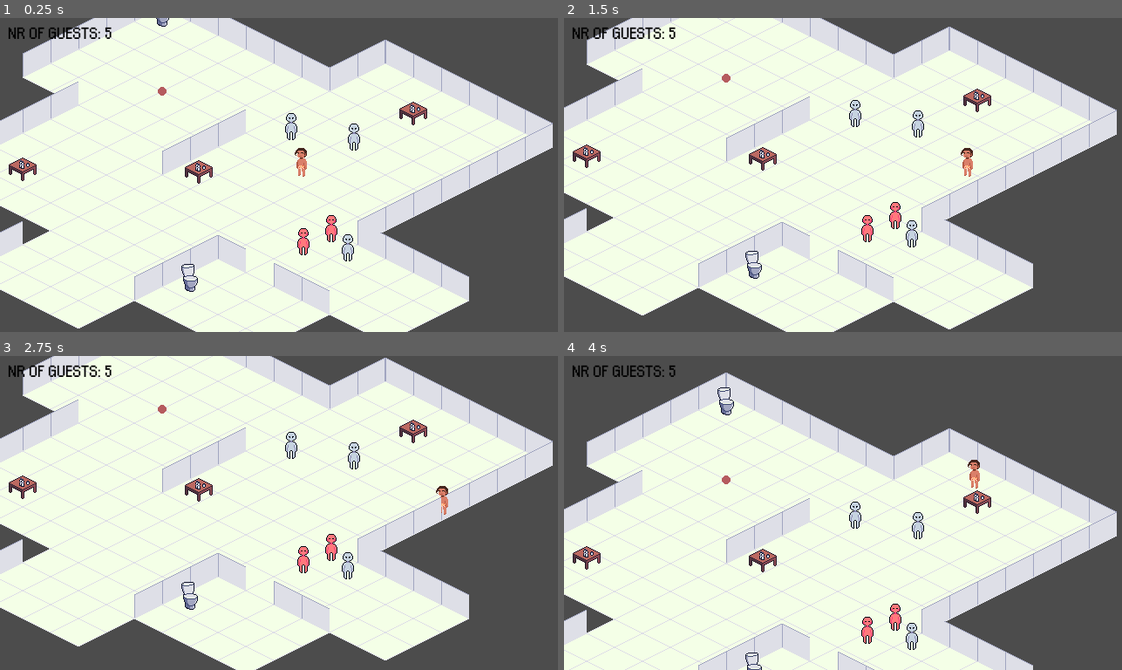
Above: before the commit, frames 1-4 (two rows, left to right).
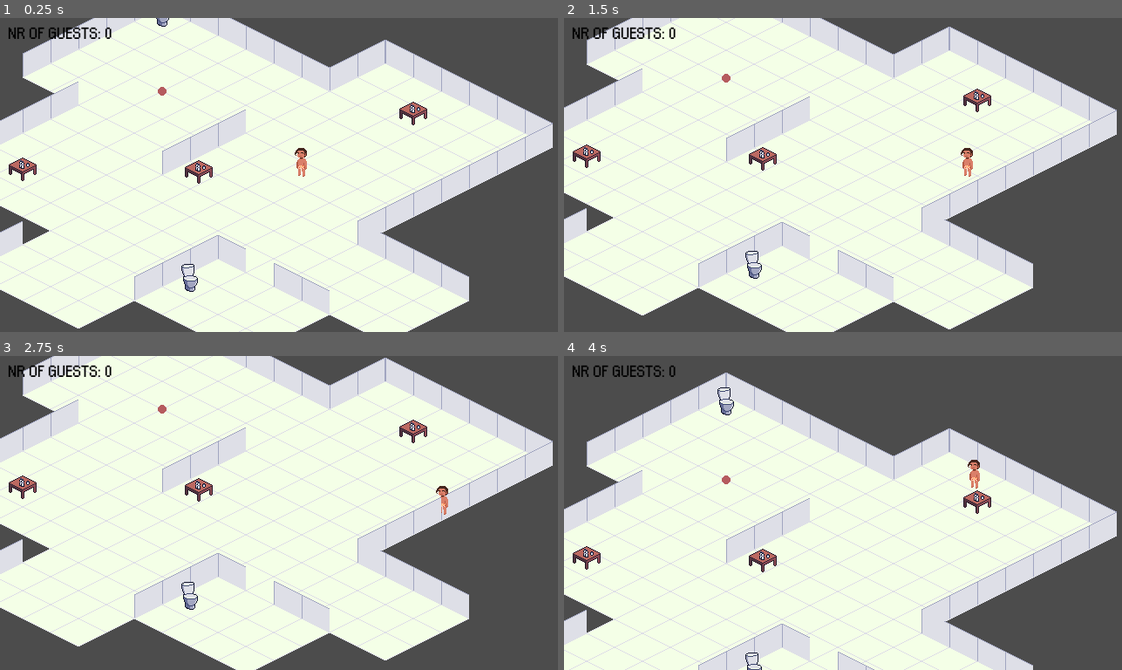
Above: after the commit, the same moments.

Repository: Boffl/language-game-prototype
Game: Godot game, scene res://Party.tscn
Two runs of this game, one before a commit and one after it. Both use one fixed random seed, a clock stepped at 60 frames per second and the inputs below.
Inputs:
- Up to frame 1 (0.25 s): no input
- Up to frame 2 (1.5 s): tap Enter (ui_accept) at 0.5, 0.77 s; hold Right (ui_right) 0.53-1.28 s; hold Down (ui_down) from 1.28 s (still down)
- Up to frame 3 (2.75 s): tap Enter (ui_accept) at 1.52 s; release Down (ui_down) at 2.03 s; hold Right (ui_right) from 2.03 s (still down)
- Up to frame 4 (4 s): release Right (ui_right) at 2.78 s; hold Up (ui_up) 2.78-3.53 s; tap Enter (ui_accept) at 3.02, 3.77 s; hold Left (ui_left) from 3.53 s (still down)

The runs differ from the first frame. In frame 1, 0.7% of the frame differs, in the area x 18-65%, y 2-78%; in frame 2, 0.7%; in frame 3, 0.7%, in the area x 18-65%, y 2-72%; in frame 4, 0.7%.
Error after the commit: Attempt to call function 'new' in base 'null instance' on a null instance. (res://Party.gd:5)

Commit message:
added wait time to actions, the waiting is done in the party script

Diff:
--- a/Party.gd
+++ b/Party.gd
@@ -2,6 +2,9 @@
 
 var party_guest = preload("res://PartyGuest/PartyGuest.tscn")
 var bots
+var prompt_init = load("res://PartyGuest/prompt_design.gd").new()
+var best_a
+var time_out
 
 func inivte_guests(num):
 
@@ -10,6 +13,9 @@
 
 		bot.init_bot()
 		best_action(bot)
+		prompt_init.prompt_init(bot)
+		print(bot.prompt)
+
 		# print(bot.bot_name)
 		# choose a random location on path2D
 		var bot_spawn_location = get_node("YSort/BotPath/BotSpawnLocation")
@@ -41,10 +47,11 @@
 
 func best_action(bot):
 	var actions = load("res://PartyGuest/Actions/all_actions.gd").new()
-	# print(actions.best_action(bot))
+	best_a = actions.best_action(bot)
 		# Create a timer node
+	time_out = best_a.effect(bot)
 	var t = Timer.new()
-	t.set_wait_time(5.0)
+	t.set_wait_time(time_out)
 	t.set_one_shot(true)
 	self.add_child(t)
 	t.start()
--- a/PartyGuest/Actions/dance.gd
+++ b/PartyGuest/Actions/dance.gd
@@ -3,6 +3,7 @@
 extends Node2D
 
 var action_name = "dance"
+var wait_time = 10
 
 func prerequisite(partyGuest):
 	#print("thirst %s" %partyGuest.thirst)
@@ -15,3 +16,4 @@
 func effect(partyGuest):
 	partyGuest.bored -= 0.1
 	partyGuest.tiredness += 0.02
+	return wait_time
--- a/PartyGuest/Actions/drink_alc.gd
+++ b/PartyGuest/Actions/drink_alc.gd
@@ -3,6 +3,7 @@
 extends Node2D
 
 var action_name = "drink alcohol"
+var wait_time = 4
 
 func prerequisite(guest):
 	return guest.have_alcohol > 0
@@ -19,3 +20,4 @@
 	guest.tiredness -= 0.01
 	guest.thirst += 0.01
 	#print("intoxication after eating %s" %guest.intoxication)
+	return wait_time
--- a/PartyGuest/Actions/drink_water.gd
+++ b/PartyGuest/Actions/drink_water.gd
@@ -3,6 +3,7 @@
 extends Node2D
 
 var action_name = "drink water"
+var wait_time = 5
 
 func prerequisite(guest):
 	return guest.have_water > 0
@@ -13,8 +14,8 @@
 
 
 func effect(guest):
-	#print(guest.thirst)
 	guest.thirst -= 0.5
 	guest.intoxication -= 0.5
 	guest.have_water -= 1
 	#print(guest.thirst)
+	return wait_time
--- a/PartyGuest/Actions/eat.gd
+++ b/PartyGuest/Actions/eat.gd
@@ -3,6 +3,7 @@
 extends Node2D
 
 var action_name = "eat"
+var wait_time = 3
 
 func prerequisite(guest):
 	return guest.have_food > 0
--- a/PartyGuest/Actions/leave.gd
+++ b/PartyGuest/Actions/leave.gd
@@ -3,6 +3,7 @@
 extends Node2D
 
 var action_name = "leave"
+var wait_time = 3
 
 func prerequisite(guest):
 	return true
@@ -15,3 +16,4 @@
 func effect(guest):
 	#print("agent left")
 	guest.present = false
+	return wait_time
--- a/PartyGuest/Actions/move.gd
+++ b/PartyGuest/Actions/move.gd
@@ -3,7 +3,8 @@
 extends Node2D
 
 func prerequisite(guest):
-	print("thirst %s" %guest.thirst)
+	#print("thirst %s" %guest.thirst)
+	pass
 
 
 func heuristic():
